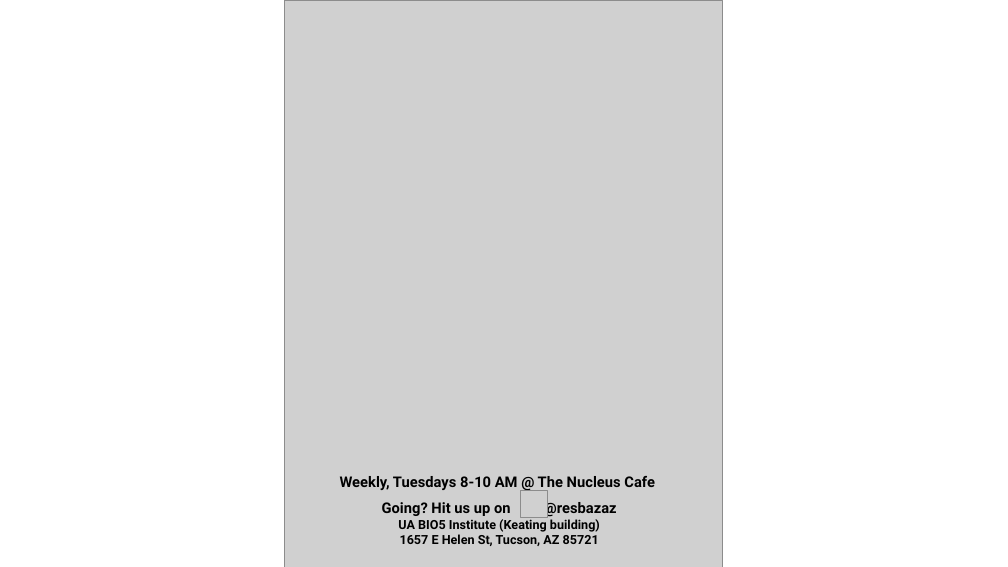
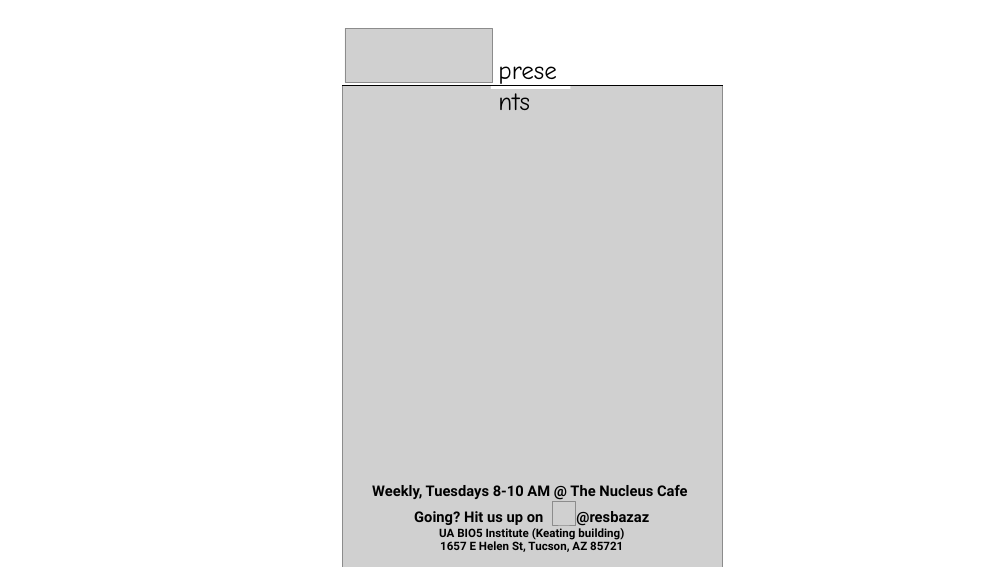
Before and after one commit to resbazaz/resbazaz_promotional_materials, a slide deck: slide 5 of material_design/ResBazAZ_advertising.pptx. Drawn at 1008x567 pixels with LibreOffice and Linux fonts; fonts in the diff are those of the drawing; grey boxes stand for pictures. Boxes give left, top, right and bottom in pixels: in the first picture for what was removed or moved away, otherwise in the second. Text is boxed around its words. In the diff, an @@ line names an element or a change of style, - is before the commit and + after.

```diff
--- a/material_design/ResBazAZ_advertising.pptx
+++ b/material_design/ResBazAZ_advertising.pptx
@@ picture added at bbox=[345, 29, 492, 83] @@
@@ rectangle added at bbox=[491, 51, 570, 88], fill #FFFFFF, 24 pt, text #000000 @@
+presents
@@ picture: place and size @@
-picture at bbox=[284, 0, 723, 567]
+picture at bbox=[343, 85, 723, 567]
@@ line added from (343, 85) to (723, 85), #000000 1 pt @@
@@ text "Weekly, Tuesdays 8-10 AM @ ...": place and size @@
-text "Weekly, Tuesdays 8-10 AM @ ..." at bbox=[340, 476, 655, 546]
+text "Weekly, Tuesdays 8-10 AM @ ..." at bbox=[372, 485, 688, 552]
@@ picture: place and size @@
-picture at bbox=[520, 491, 547, 518]
+picture at bbox=[552, 502, 575, 526]
@@ text at bbox=[439, 528, 624, 552]: size 12 to 11 pt in "UA BIO5 Institute (Keating building)", "1657 E Helen St, Tucson, AZ 85721" @@
```
Also in this commit, not shown: 4 other files.
